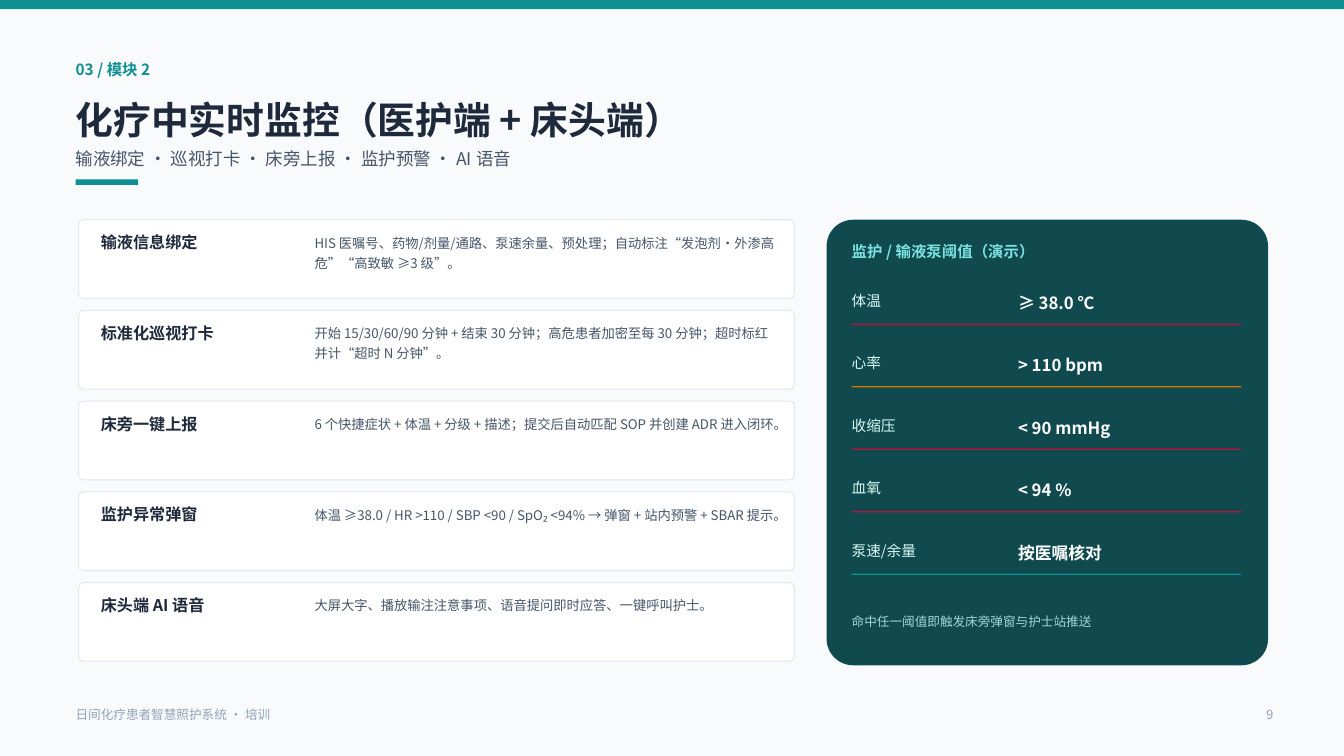
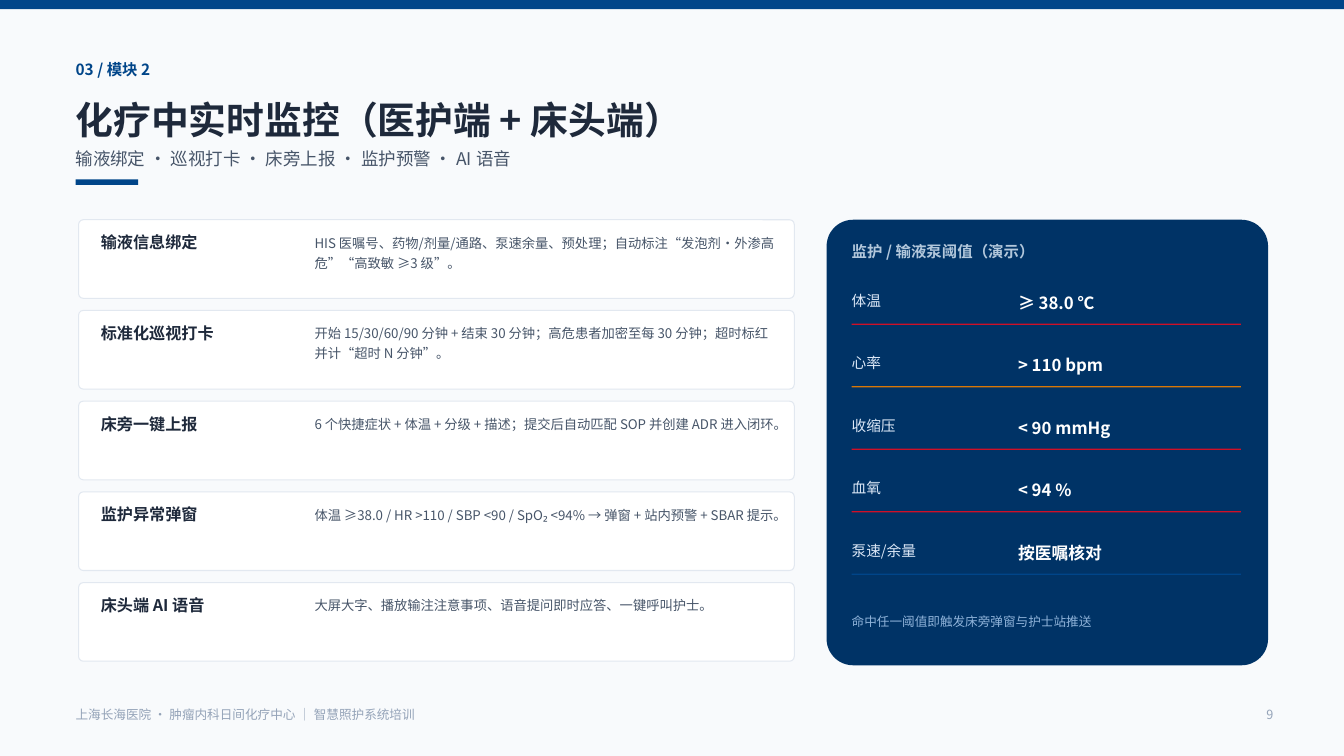
Before and after one commit to greatday4yole/daychemo-smart-care, a slide deck: slide 9 of docs/日间化疗智慧照护系统-培训PPT.pptx. Drawn at 1344x756 pixels with LibreOffice and Linux fonts; fonts in the diff are those of the drawing. Boxes give left, top, right and bottom in pixels: in the first picture for what was removed or moved away, otherwise in the second. Text is boxed around its words. In the diff, an @@ line names an element or a change of style, - is before the commit and + after.

Commit message:
feat(ui): 参照上海长海医院官网重构视觉风格并接入医院标识
设计参照 chhospital.com.cn（医院简介页）：
- 配色：主色海军蓝 #004589 / 深 #003366，点缀中国红 #d01027，白底 + #f7f9fc 辅助底
- 排版：机构式直角卡片（rounded 2-3px）、左侧竖条标题（heading-bar）、实心色块标题（heading-block）、细线表格
- 框架：顶部机构信息条（医院全称/系统状态/等保）、面包屑导航、海军蓝选中态侧栏、机构页脚
- 登录页：官网式布局（院徽+系统名、海军蓝主导航条、深蓝宣示横幅、实心色块分区、右侧能力栏）
- logo：接入医院院徽与书法字标（浅底/深底两版），应用于登录页、医护端、患者端、床头端、PPT 封面
- 患者端/床头端同步配色，患者端顶部加院徽与机构名
- 文档与截图全部更新，PPT 换海军蓝主题并加院徽
- 回归：verify 30/30、smoke 24/24、audit 44/44

```diff
--- a/docs/日间化疗智慧照护系统-培训PPT.pptx
+++ b/docs/日间化疗智慧照护系统-培训PPT.pptx
@@ text "03 / 模块 2" at (76,62,150,77): text colour #0E8F92 to #004589 @@
@@ rounded rectangle at (827,220,1268,665): fill #104A4E to #003366 @@
@@ text "监护 / 输液泵阈值（演示）" at (852,244,1035,259): text colour #7BE2E0 to #B2C7DB @@
@@ text colour #D6F7F5 to #DBE7F6 in 5 elements at (852,293,881,307), (852,355,881,369), (852,418,896,432), (852,480,881,494), (852,543,916,559) @@
@@ fill #BE123C to #D01027 in 3 elements at (852,324,1241,325), (852,449,1241,450), (852,511,1241,512) @@
@@ fill #0E8F92 to #004589 in 3 elements at (0,0,1344,9), (76,179,138,186), (852,574,1241,575) @@
@@ text "命中任一阈值即触发床旁弹窗与护士站推送" at (852,615,1092,627): text colour #9ED8D7 to #8FB3D9 @@
@@ text at (76,708,415,720): text changed @@
-日间化疗患者智慧照护系统 · 培训
+上海长海医院 · 肿瘤内科日间化疗中心 ｜ 智慧照护系统培训
```
Also in this commit, not shown: 16 other slides changed, 52 other files.
